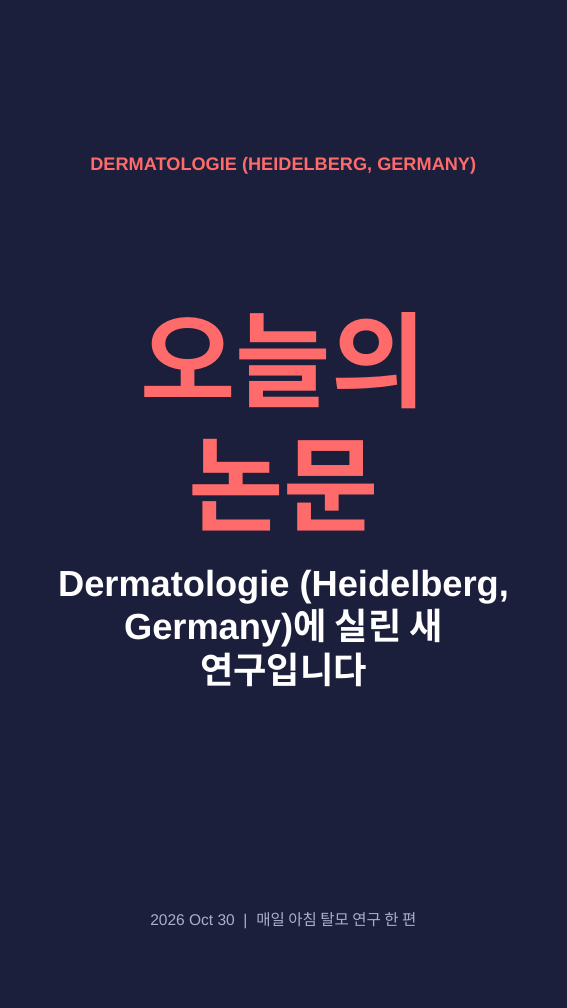
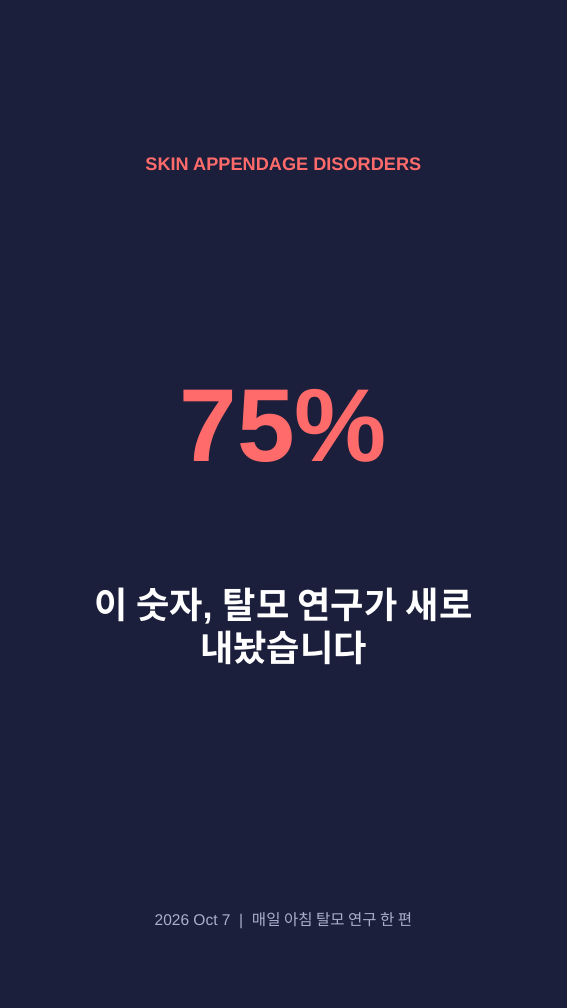
Before and after one commit to hyokang2010-BJ-ANTH/product-builder-test, a slide deck: slide 1 of pwa/data/latest/slides.pptx. Drawn at 567x1008 pixels with LibreOffice and Linux fonts; fonts in the diff are those of the drawing. Boxes give left, top, right and bottom in pixels: in the first picture for what was removed or moved away, otherwise in the second. Text is boxed around its words. In the diff, an @@ line names an element or a change of style, - is before the commit and + after.

```diff
--- a/pwa/data/latest/slides.pptx
+++ b/pwa/data/latest/slides.pptx
@@ text at [145,157,421,170]: text changed @@
-DERMATOLOGIE (HEIDELBERG, GERMANY)
+SKIN APPENDAGE DISORDERS
@@ text at [180,389,387,462]: text changed @@
-오늘의 논문
+75%
@@ text at [95,587,473,665]: text changed @@
-Dermatologie (Heidelberg, Germany)에 실린 새 연구입니다
+이 숫자, 탈모 연구가 새로 내놨습니다
@@ text at [155,912,412,926]: text changed @@
-2026 Oct 30 | 매일 아침 탈모 연구 한 편
+2026 Oct 7 | 매일 아침 탈모 연구 한 편
```
Also in this commit, not shown: 1 other slide changed, 5 slides added, 6 slides removed, 26 other files.
